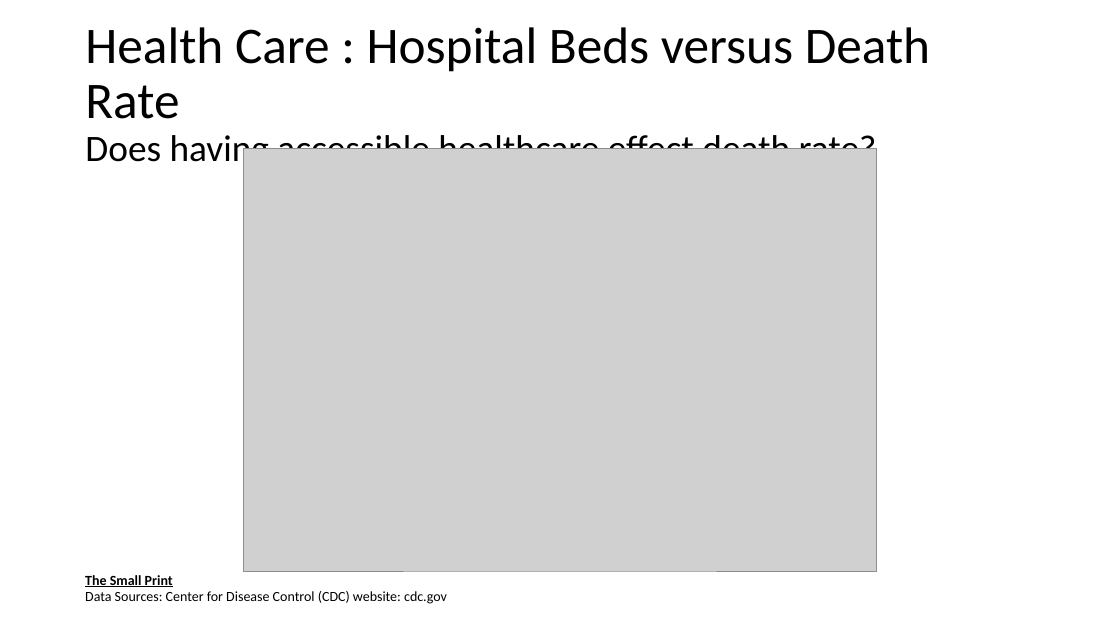
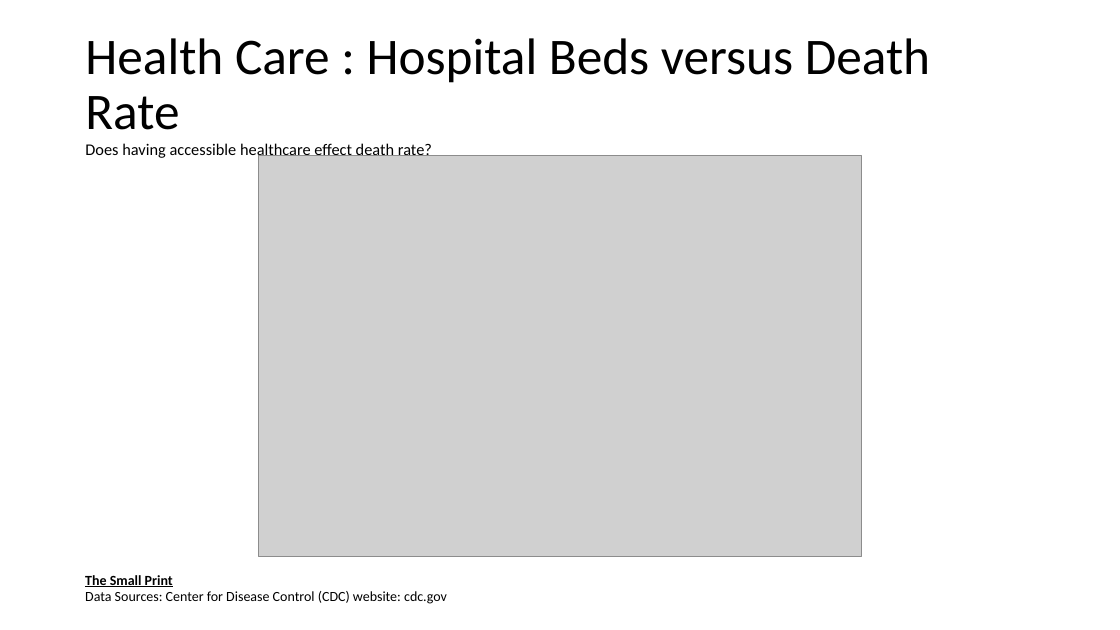
Before and after one commit to jenniecinelli/project_one, a slide deck: slide 12 of Folder0/Presentation.pptx (slide 11 before the commit). Drawn at 1120x630 pixels with LibreOffice and Linux fonts; fonts in the diff are those of the drawing; grey boxes stand for pictures. Boxes give left, top, right and bottom in pixels: in the first picture for what was removed or moved away, otherwise in the second. Text is boxed around its words. In the diff, an @@ line names an element or a change of style, - is before the commit and + after.

```diff
--- a/Folder0/Presentation.pptx
+++ b/Folder0/Presentation.pptx
@@ title "Health Care : Hospital Beds ..." at box(85, 38, 930, 160): size 32 to 14 pt in "Does having accessible healthcare effect death rate?" @@
@@ picture: place and size @@
-picture at box(244, 149, 877, 571)
+picture at box(259, 155, 861, 557)
```
Also in this commit, not shown: 4 other slides changed, 1 slide added, 8 other files.
